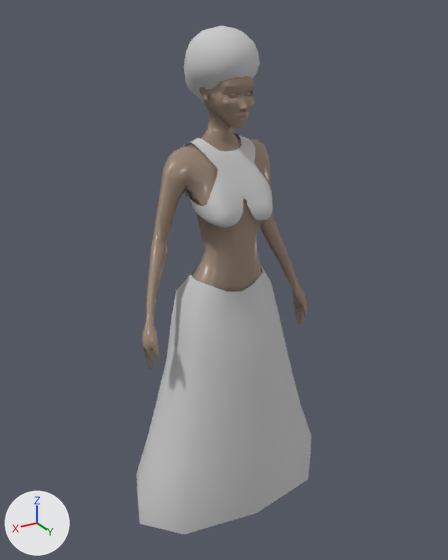
The FBX model WorldDressPrincess/Assets/WORLD DRESS PRINCESS/Assets/Pelo_Africana/Pelo_Africana.FBX as it was, and as the next commit left it.
Camera for both pictures: a 50 mm camera at (1.93, 3.24, 3.42) aimed at (0.0, 0.02, 1.81). Every picture has the same lights, and +X, +Y and +Z are marked at lower left. Where no turn or scale is listed for an object, it has been applied to the vertices.

In view in the first picture: 'Modelo_base', 'Vestido_africana', 'pelo_africana'.
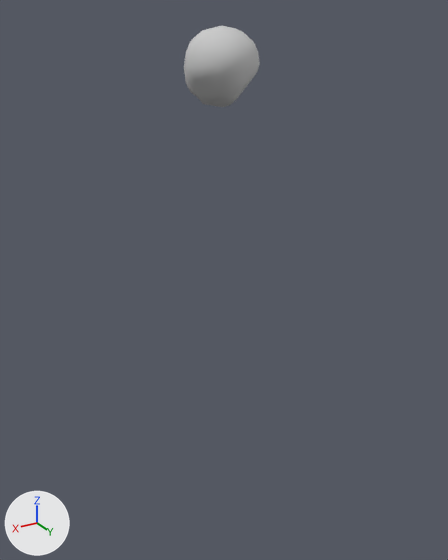
The newer file is also rescaled (x2.54), turned or shifted as a whole; pictures and numbers use the older file's frame.

What changed in the scene script:
```text
Remove ob_modelo_base:
    ob_modelo_base = bpy.data.objects.new('Modelo_base', me_mesh)
    ob_modelo_base.location = (0.0, 0.0, 0.0)
Remove ob_vestido_africana:
    ob_vestido_africana = bpy.data.objects.new('Vestido_africana', me_mesh_001)
    ob_vestido_africana.location = (0.0, 0.088, 0.005)
```

Location of each change, [x1, y1, x2, y2] in pixels of the pictures (448 x 560 px):
'Vestido_africana', deleted
    before: [137, 134, 311, 534]
'Modelo_base', deleted (brown)
    before: [142, 76, 307, 369]
